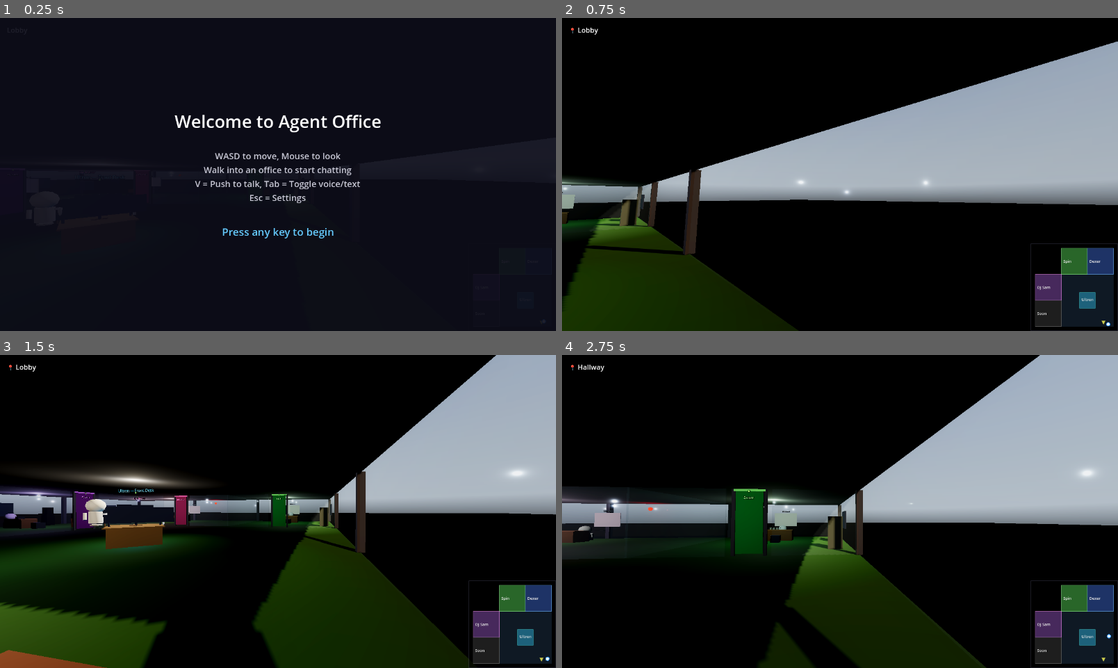
Above: before the commit, frames 1-4 (two rows, left to right).
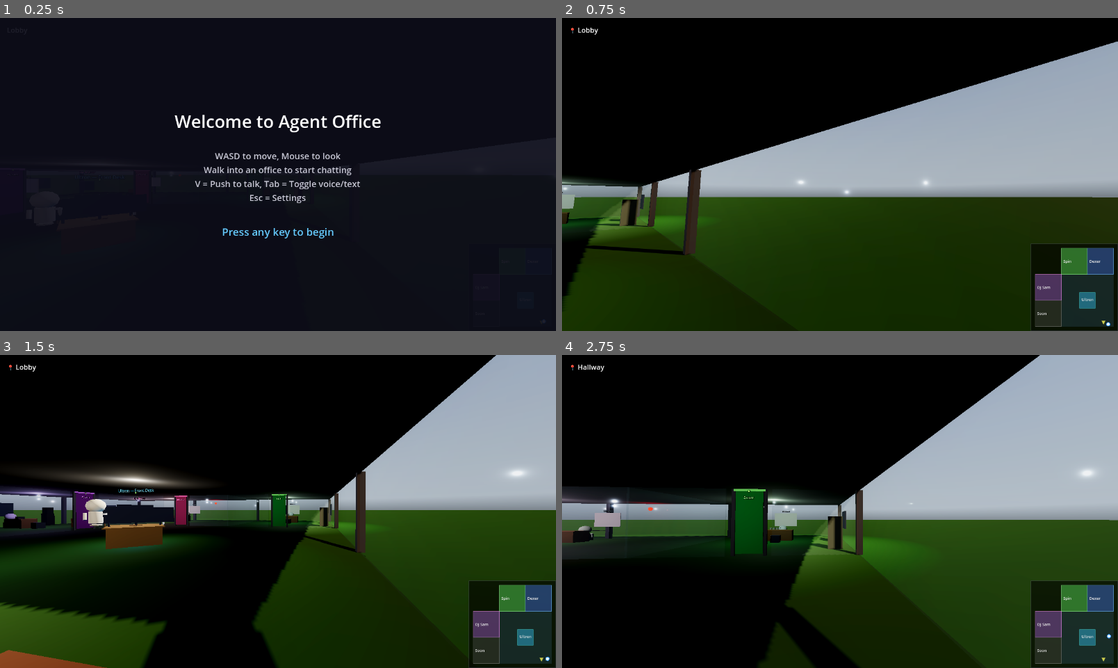
Above: after the commit, the same moments.

Repository: ultron02012026-agent/agent-office
Game: Godot game, scene res://scenes/main.tscn
Two runs of this game, one before a commit and one after it. Both use one fixed random seed, a clock stepped at 60 frames per second and the inputs below. A sky picture missing from this copy of the repository is replaced by a grey-blue gradient.
Inputs (mouse positions are in pixels of both pictures, inside the frame that each line leads up to):
- Up to frame 1 (0.25 s): no input
- Up to frame 2 (0.75 s): tap Enter at 0.5 s; move the mouse to (962, 158) at 0.52 s; hold D (move_right) from 0.53 s (still down); tap V at 0.6 s; click (962, 158) at 0.67 s
- Up to frame 3 (1.5 s): move the mouse to (250, 511) at 1.27 s; release D (move_right) at 1.28 s; hold W (move_forward) from 1.28 s (still down); tap V at 1.35 s
- Up to frame 4 (2.75 s): keep holding W (move_forward); move the mouse to (851, 505) at 2.02 s; tap V at 2.1 s

The runs differ from the first frame. In frame 2, 28% of the frame differs, in the area x 0-100%, y 57-100%; in frame 3, 11%; in frame 4, 16%.

Commit message:
feat: grass field extending to horizon, replaced dark plaza

Diff:
--- a/scenes/main.tscn
+++ b/scenes/main.tscn
@@ -144,9 +144,9 @@
 albedo_color = Color(0.3, 0.3, 0.35, 1)
 
 [sub_resource type="StandardMaterial3D" id="plaza_ground_mat"]
-albedo_color = Color(0.08, 0.08, 0.1, 1)
-metallic = 0.3
-roughness = 0.4
+albedo_color = Color(0.2, 0.45, 0.12, 1)
+metallic = 0.0
+roughness = 0.95
 
 ; --- Sky & Environment (Grasslands Sunset HDRI) ---
 [sub_resource type="PanoramaSkyMaterial" id="sky_material"]
@@ -361,7 +361,7 @@
 [node name="OutdoorGround" type="CSGBox3D" parent="."]
 transform = Transform3D(1, 0, 0, 0, 1, 0, 0, 0, 1, 0, -0.2, 0)
 use_collision = true
-size = Vector3(200, 0.1, 200)
+size = Vector3(2000, 0.1, 2000)
 material = SubResource("plaza_ground_mat")
 
 ; =============================================================================
